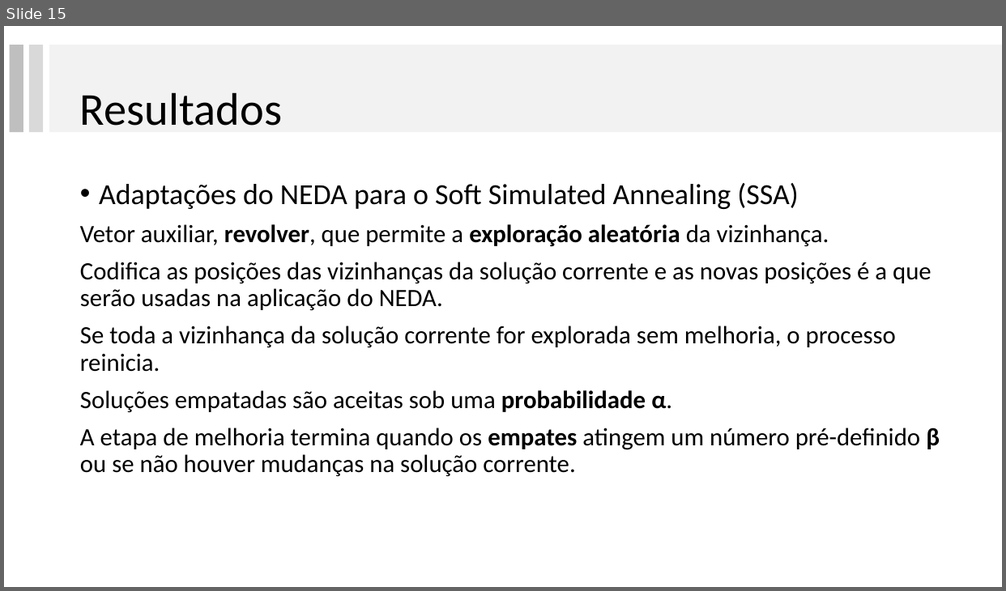
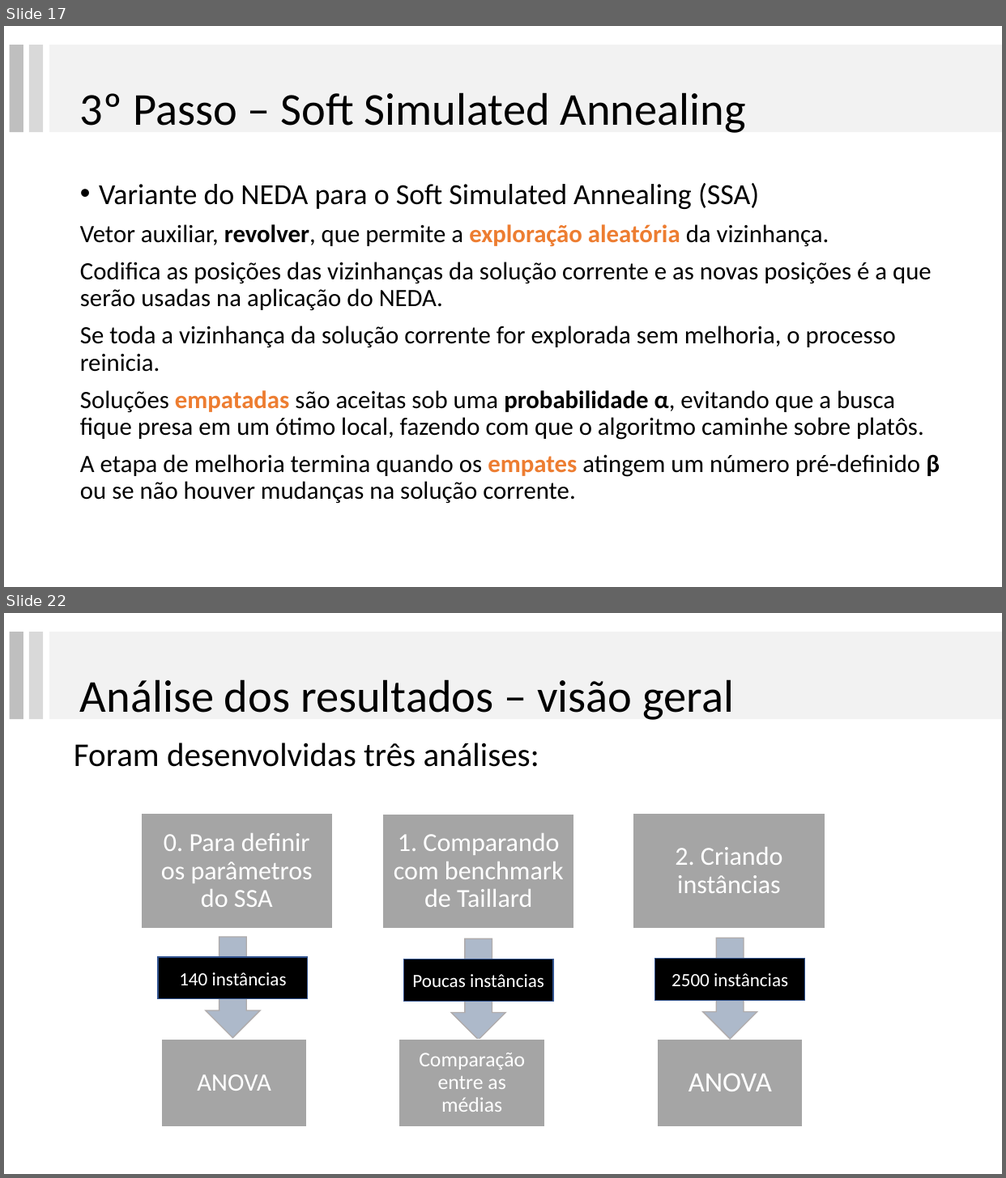
Before and after one commit to lpbiasoto/metaheuristicas, a slide deck: ApresentacaoRibas/apresentaçãoRibas_JHA.pptx. Shown one above the other, each under a label of ours: slide 15 before the commit, slides 17 and 22 after it; the slides between them are not shown. The pictures are 1006x591 and 1006x1178 pixels, drawn with LibreOffice and Linux fonts; fonts in the diff are those of the drawing. Boxes give left, top, right and bottom in pixels: in the first picture for what was removed or moved away, otherwise in the second. Text is boxed around its words. In the diff, an @@ line names an element or a change of style, - is before the commit and + after.

```diff
--- a/ApresentacaoRibas/apresentaçãoRibas_JHA.pptx
+++ b/ApresentacaoRibas/apresentaçãoRibas_JHA.pptx
@@ slide 22 added at box(4, 613, 1002, 1174), background #FFFFFF @@
@@ rectangle added at box(9, 632, 23, 719), fill #BFBFBF @@
@@ rectangle added at box(28, 632, 43, 719), fill #D9D9D9 @@
@@ rectangle added at box(49, 632, 1002, 719), fill #F2F2F2 @@
@@ title added at box(80, 679, 734, 720), 44 pt, text #000000 @@
+Análise dos resultados – visão geral
@@ text added at box(74, 743, 539, 767), 32 pt, text #000000 @@
+Foram desenvolvidas três análises:
@@ freeform shape added at box(141, 814, 333, 929), fill #A5A5A5, outline #FFFFFF 1 pt, 25 pt, text #FFFFFF @@
+0. Para definir os parâmetros do SSA
@@ freeform shape added at box(383, 814, 574, 929), fill #A5A5A5, outline #FFFFFF 1 pt, 25 pt, text #FFFFFF @@
+1. Comparando com benchmark de Taillard
@@ freeform shape added at box(633, 814, 825, 929), fill #A5A5A5, outline #FFFFFF 1 pt, 25 pt, text #FFFFFF @@
+2. Criando instâncias
@@ down arrow added at box(206, 937, 260, 1038), fill #ADB9CA, outline #AFABAB 1 pt @@
@@ down arrow added at box(452, 939, 506, 1041), fill #ADB9CA, outline #AFABAB 1 pt @@
@@ down arrow added at box(703, 938, 758, 1039), fill #ADB9CA, outline #AFABAB 1 pt @@
@@ rectangle added at box(158, 957, 308, 999), fill #000000, outline #325491 1 pt, 18 pt, text #FFFFFF @@
+140 instâncias
@@ rectangle added at box(404, 960, 553, 1002), fill #000000, outline #325491 1 pt, 18 pt, text #FFFFFF @@
+Poucas instâncias
@@ rectangle added at box(655, 959, 805, 1001), fill #000000, outline #325491 1 pt, 18 pt, text #FFFFFF @@
+2500 instâncias
@@ freeform shape added at box(161, 1040, 307, 1127), fill #A5A5A5, outline #FFFFFF 1 pt, 24 pt, text #FFFFFF @@
+ANOVA
@@ freeform shape added at box(399, 1040, 545, 1127), fill #A5A5A5, outline #FFFFFF 1 pt, 20 pt, text #FFFFFF @@
+Comparação entre as médias
@@ freeform shape added at box(658, 1040, 803, 1127), fill #A5A5A5, outline #FFFFFF 1 pt, 27 pt, text #FFFFFF @@
+ANOVA
@@ what was slide 15 is now slide 17 @@
@@ slide 17 changed as well @@
@@ title at box(80, 92, 746, 133): text changed @@
-Resultados
+3º Passo – Soft Simulated Annealing
@@ text at box(99, 183, 759, 209): text changed @@
-• Adaptações do NEDA para o Soft Simulated Annealing (SSA)
+• Variante do NEDA para o Soft Simulated Annealing (SSA)
@@ text at box(80, 224, 940, 503): text colour #000000 to #ED7D31 in "exploração aleatória", "empates" @@
@@ text at box(80, 390, 924, 440): text changed @@
-Soluções empatadas são aceitas sob uma probabilidade α.
+Soluções empatadas são aceitas sob uma probabilidade α, evitando que a busca fique presa em um ótimo local, fazendo com que o algoritmo caminhe sobre platôs.
```
Also in this commit, not shown: 9 other slides changed, 24 other slides added, 4 slides removed.
